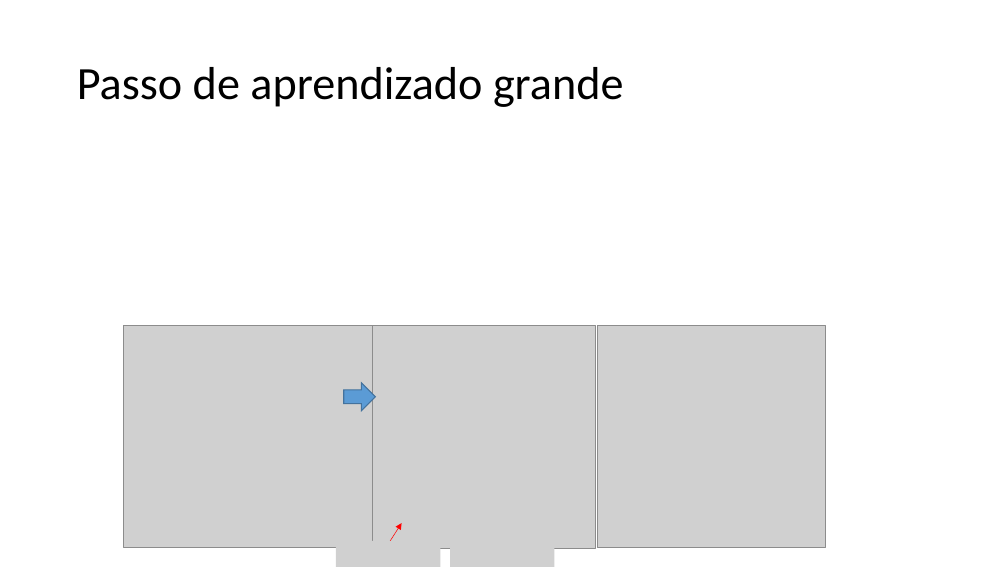
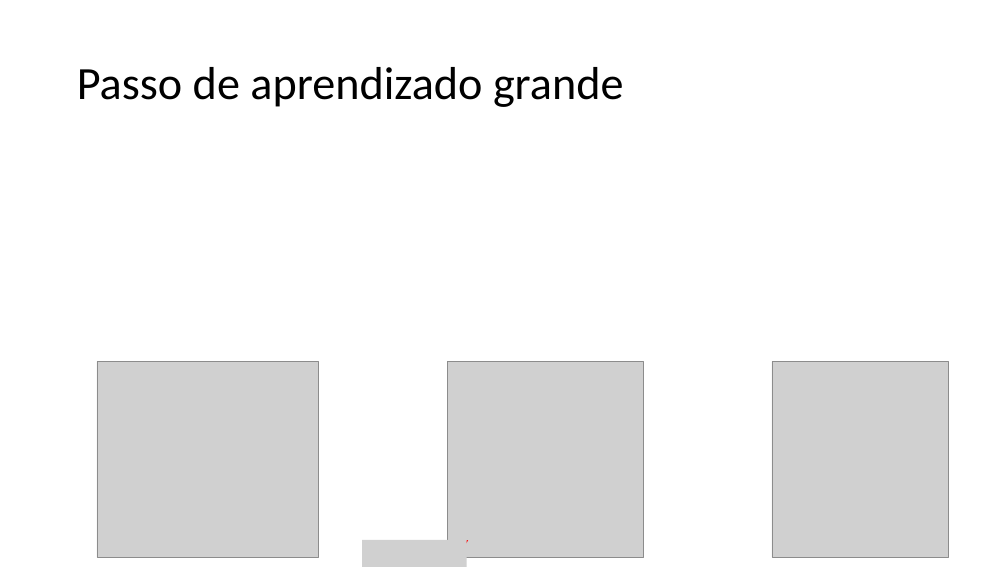
Before and after one commit to zz4fap/t319_aprendizado_de_maquina, a slide deck: slide 8 of slides/T319_Regressão_Linear (Parte III).pptx (slide 9 before the commit). Drawn at 1008x567 pixels with LibreOffice and Linux fonts; fonts in the diff are those of the drawing; grey boxes stand for pictures. Boxes give left, top, right and bottom in pixels: in the first picture for what was removed or moved away, otherwise in the second. Text is boxed around its words. In the diff, an @@ line names an element or a change of style, - is before the commit and + after.

```diff
--- a/slides/T319_Regressão_Linear (Parte III).pptx
+++ b/slides/T319_Regressão_Linear (Parte III).pptx
@@ picture removed at box(597, 325, 826, 548) @@
@@ picture: place and size @@
-picture at box(124, 325, 376, 547)
+picture at box(97, 361, 318, 557)
@@ right arrow removed at box(344, 383, 376, 411) @@
@@ picture: place and size @@
-picture at box(373, 325, 595, 548)
+picture at box(448, 361, 644, 558)
@@ picture added at box(772, 361, 948, 557) @@
@@ picture: place and size @@
-picture at box(336, 541, 440, 567)
+picture at box(362, 540, 467, 567)
@@ arrow moved from (385, 549) - (402, 523) to (445, 554) - (468, 541) @@
@@ picture removed at box(450, 544, 554, 567) @@
```
Also in this commit, not shown: 4 other slides changed, 3 slides removed, 1 other file.
